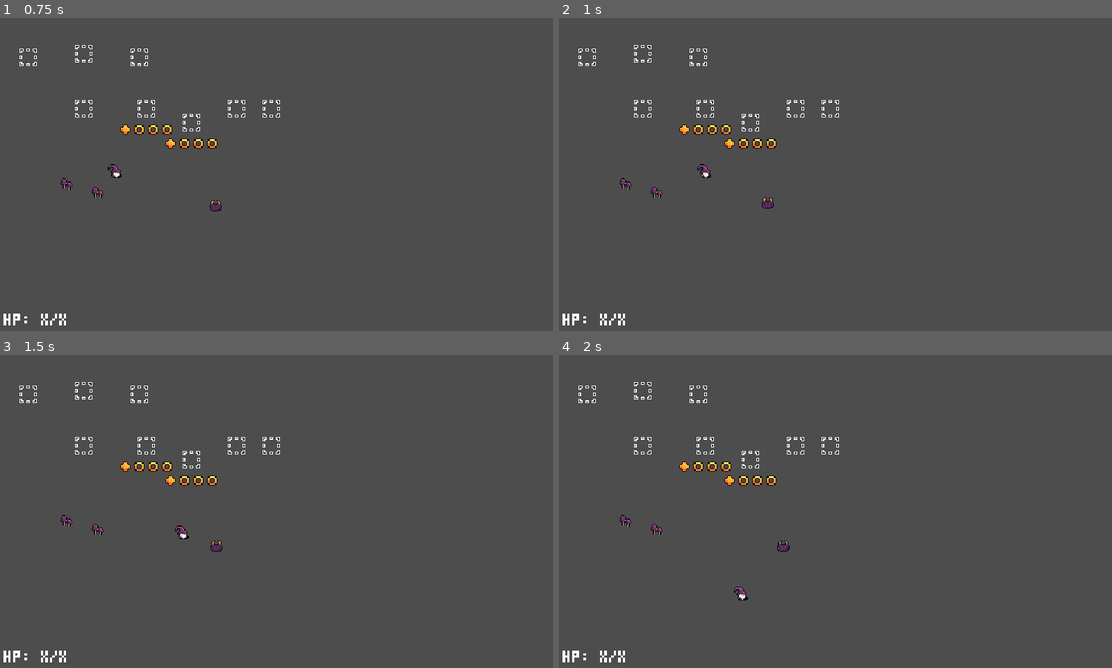
Above: before the commit, frames 1-4 (two rows, left to right).
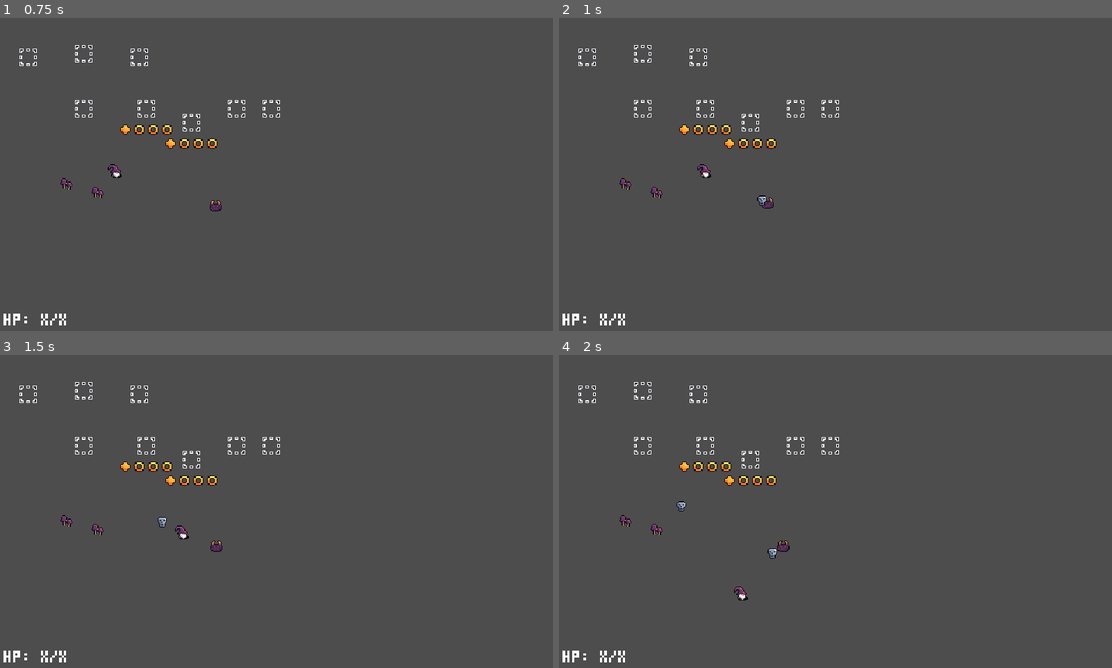
Above: after the commit, the same moments.

Repository: Felix1Stein/godot-alchemist-renew
Game: Godot game, scene res://Scenes/main.tscn
Same seed, same stepped clock (60 frames per second), same inputs: the game is played once before the commit and once after it.
Inputs (mouse positions are in pixels of both pictures, inside the frame that each line leads up to):
- Up to frame 1 (0.75 s): tap Enter at 0.5 s; move the mouse to (398, 158) at 0.52 s; hold D (move_right_p1) from 0.53 s (still down); right-click (398, 158) at 0.6 s
- Up to frame 2 (1 s): keep holding D (move_right_p1)
- Up to frame 3 (1.5 s): move the mouse to (165, 527) at 1.27 s; release D (move_right_p1) at 1.28 s; hold S (move_down_p1) from 1.28 s (still down); click (165, 527) at 1.35 s
- Up to frame 4 (2 s): keep holding S (move_down_p1)

Frame 1 is identical in both runs. In frame 2, less than 0.1% of the frame differs, in the area x 35-38%, y 56-60%; in frame 3, less than 0.1%; in frame 4, less than 0.1%, in the area x 21-40%, y 46-66%.

Commit message:
Added enemy projectile shooting

Diff:
--- a/Prefabs/Projectile.tscn
+++ b/Prefabs/Projectile.tscn
@@ -1,11 +1,19 @@
-[gd_scene load_steps=3 format=3 uid="uid://df3h7qev1b10s"]
+[gd_scene load_steps=4 format=3 uid="uid://df3h7qev1b10s"]
 
 [ext_resource type="Script" path="res://Scripts/Components/Projectile.gd" id="1_rs14p"]
 [ext_resource type="Texture2D" uid="uid://b0djf7ak4wsq2" path="res://Assets/Characters/Skull.png" id="2_1s5g2"]
 
-[node name="Projectile" type="Node2D"]
+[sub_resource type="CircleShape2D" id="CircleShape2D_ta8mo"]
+radius = 6.08276
+
+[node name="Projectile" type="Area2D"]
 script = ExtResource("1_rs14p")
 
 [node name="Sprite" type="Sprite2D" parent="."]
 texture_filter = 1
 texture = ExtResource("2_1s5g2")
+
+[node name="CollisionBox" type="CollisionShape2D" parent="."]
+shape = SubResource("CircleShape2D_ta8mo")
+
+[connection signal="area_entered" from="." to="." method="_on_area_entered"]
--- a/Resources/MushroomResource.tres
+++ b/Resources/MushroomResource.tres
@@ -35,4 +35,4 @@
 name = "MUSHROOM"
 description = "MAGIC"
 texture = ExtResource("4_of2fi")
-gold_value = null
+gold_value = 0
--- a/Scenes/main.tscn
+++ b/Scenes/main.tscn
@@ -11,10 +11,24 @@
 [ext_resource type="PackedScene" uid="uid://dru6iisxs5fu1" path="res://Prefabs/PotionGenerationPipeline/PotionCreator.tscn" id="6_k8wag"]
 [ext_resource type="Script" path="res://Scripts/Components/EnemyBehavior.gd" id="7_aslfw"]
 [ext_resource type="Texture2D" uid="uid://bmeaqe0n2f7ks" path="res://Assets/Characters/Devil_Violet.png" id="7_ebt43"]
+[ext_resource type="Script" path="res://Scripts/DataContainers/PotionData.gd" id="8_33twk"]
 [ext_resource type="Script" path="res://Scripts/Components/TargetChecker.gd" id="8_hrs4x"]
+[ext_resource type="Script" path="res://Scripts/Components/AttackManager.gd" id="8_wrfba"]
+[ext_resource type="PackedScene" uid="uid://df3h7qev1b10s" path="res://Prefabs/Projectile.tscn" id="9_yf2lg"]
 
 [sub_resource type="CircleShape2D" id="CircleShape2D_rqhpy"]
 radius = 12.0
+
+[sub_resource type="Resource" id="Resource_jimux"]
+script = ExtResource("8_33twk")
+max_uses = 10
+uses = 10
+usage_delay = 1.0
+damage = 1
+speed = 100.0
+name = "ITEM NAME"
+description = "ITEM DESCRIPTION"
+gold_value = 0
 
 [sub_resource type="CircleShape2D" id="CircleShape2D_1bstd"]
 radius = 1.0
@@ -41,10 +55,14 @@
 [node name="TinyDevil" type="Node2D" parent="Entities" groups=["Enemy"]]
 position = Vector2(248, 216)
 
-[node name="EnemyBehavior" type="Node" parent="Entities/TinyDevil"]
+[node name="EnemyBehavior" type="Node" parent="Entities/TinyDevil" node_paths=PackedStringArray("attack_manager")]
 script = ExtResource("7_aslfw")
-engage_min_distance = 75.0
-retreat_max_distance = 50.0
+attack_manager = NodePath("../AttackManager")
+potion = SubResource("Resource_jimux")
+
+[node name="AttackManager" type="Node" parent="Entities/TinyDevil"]
+script = ExtResource("8_wrfba")
+projectile_prefab = ExtResource("9_yf2lg")
 
 [node name="TargetChecker" type="Area2D" parent="Entities/TinyDevil" node_paths=PackedStringArray("influence_box")]
 script = ExtResource("8_hrs4x")
--- a/Scripts/Components/AttackManager.gd
+++ b/Scripts/Components/AttackManager.gd
@@ -22,23 +22,23 @@
 
 
 # Executes attack stored in potion_data
-func attack(potion_data : PotionData, velocity : Vector2) -> void:
+func attack(potion_data : PotionData, velocity : Vector2, projectile_direction : Vector2) -> void:
 	if can_attack() == false || potion_data.can_use() == false:
 		return
 
 	potion_data.decrease_uses()
 	reset_delay(potion_data.usage_delay)
 
-	create_projectile(potion_data, velocity)
+	create_projectile(potion_data, velocity, projectile_direction)
 
 
-# Spanwns projectile with behavior configured in potion_data with the given velocity
-func create_projectile(potion_data : PotionData, velocity : Vector2) -> void:
+# Spanwns projectile with behavior configured in potion_data with the given velocity and projectile direction
+func create_projectile(potion_data : PotionData, velocity : Vector2, projectile_direction : Vector2) -> void:
 	var projectile : Projectile = projectile_prefab.instantiate() as Projectile
 	projectile.position = get_parent().global_position
 
 	# ignores player velocity
-	projectile.velocity = (get_parent().get_global_mouse_position() - get_parent().global_position).normalized() * potion_data.speed
+	projectile.velocity = projectile_direction.normalized() * potion_data.speed
 
 	get_tree().root.add_child(projectile)
 
--- a/Scripts/Components/EnemyBehavior.gd
+++ b/Scripts/Components/EnemyBehavior.gd
@@ -2,10 +2,14 @@
 class_name EnemyBehavior
 
 @export var speed : float = 50
-@export var engage_min_distance : float = 500
-@export var retreat_max_distance : float = 100
+@export var engage_min_distance : float = 75
+@export var retreat_max_distance : float = 50
+
+@export var attack_manager : AttackManager
+@export var potion : PotionData
 
 var target : Node2D = null
+var velocity : Vector2 = Vector2.ZERO
 var anchor_position : Vector2
 
 enum STATES {IDLE, TARGETING}
@@ -20,18 +24,29 @@
 # Physics process
 func _physics_process(delta : float) -> void:
 	if state == STATES.TARGETING:
-		process_targeting_state(delta)
+		move_to_target(delta)
+		attack_target()
 
 
 # Handles enemy update in targeting state
-func process_targeting_state(delta : float) -> void:
+func move_to_target(delta : float) -> void:
 	var parent : Node2D = get_parent()
 	var target_difference : Vector2 = (target.position - get_parent().position)
 
 	if target_difference.length() >= engage_min_distance:
-		get_parent().position += target_difference.normalized() * speed * delta
+		velocity = target_difference.normalized() * speed * delta
 	elif target_difference.length() <= retreat_max_distance:
-		get_parent().position -= target_difference.normalized() * speed * delta
+		velocity = - target_difference.normalized() * speed * delta
+	else:
+		velocity = Vector2.ZERO
+
+	get_parent().position += velocity
+
+
+# Handles attack sequence in the targeting state
+func attack_target() -> void:
+	var projectile_direction : Vector2 = (target.global_position - get_parent().global_position).normalized()
+	attack_manager.attack(potion, velocity, projectile_direction)
 
 
 # Updates the currently set target and changes the enemy state
--- a/Scripts/Components/PlayerInventoryManager.gd
+++ b/Scripts/Components/PlayerInventoryManager.gd
@@ -105,9 +105,11 @@
 	if Input.is_action_pressed(input_movement_map[InputBindingData.INPUTS.ATTACK]):
 		if equipment_inventory.items.size() > 0:
 			var potion_data : PotionData = equipment_inventory.items[0] as PotionData
-			attack_manager_primary.attack(potion_data, player_velocity)
+			var projectile_direction : Vector2 = (get_parent().get_global_mouse_position() - get_parent().global_position).normalized()
+			attack_manager_primary.attack(potion_data, player_velocity, projectile_direction)
 
 	if Input.is_action_pressed(input_movement_map[InputBindingData.INPUTS.ATTACK_ALTERNATE]):
 		if equipment_inventory.items.size() > 1:
 			var potion_data : PotionData = equipment_inventory.items[1] as PotionData
-			attack_manager_secondary.attack(potion_data, player_velocity)
+			var projectile_direction : Vector2 = (get_parent().get_global_mouse_position() - get_parent().global_position).normalized()
+			attack_manager_secondary.attack(potion_data, player_velocity, projectile_direction)
--- a/Scripts/Components/Projectile.gd
+++ b/Scripts/Components/Projectile.gd
@@ -5,5 +5,9 @@
 
 
 # Process
-func _physics_process(delta : float):
+func _physics_process(delta : float) -> void:
 	position += velocity * delta
+
+
+func _on_area_entered(area : Area2D) -> void:
+	print(area)
--- a/Scripts/Components/TargetChecker.gd
+++ b/Scripts/Components/TargetChecker.gd
@@ -37,7 +37,12 @@
 
 # Adds object to list of potential targets
 func add_potential_target(node : Area2D) -> void:
-	var parent : Node2D = node.get_parent()
+	var parent : Node2D
+
+	if node.get_parent() is Node2D:
+		parent = node.get_parent()
+	else:
+		return
 
 	if parent.is_in_group(target_group_name) == false:
 		return
@@ -48,7 +53,12 @@
 
 # Removes object from list of potential targets
 func remove_potential_target(node : Area2D) -> void:
-	var parent : Node2D = node.get_parent()
+	var parent : Node2D
+
+	if node.get_parent() is Node2D:
+		parent = node.get_parent()
+	else:
+		return
 
 	if parent.is_in_group(target_group_name) == false:
 		return
Not shown: 1 places in Scenes/main.tscn that only renumber resources
